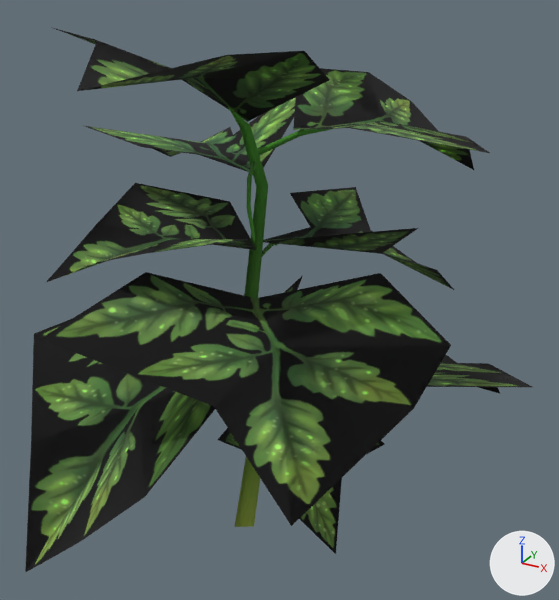
An edit to the glTF model models/plants/plant_tomato_S3.gltf, drawn before and after from the same camera.
The view is the same before and after, from a 50 mm camera at (0.7, -1.118, 1.093) aimed at (0.052, 0.059, 0.504). Every picture has the same lights, and +X, +Y and +Z are marked at lower right. Where no turn or scale is listed for an object, it has been applied to the vertices.

Names of what the first picture shows: 'plant_tomato_S3'.
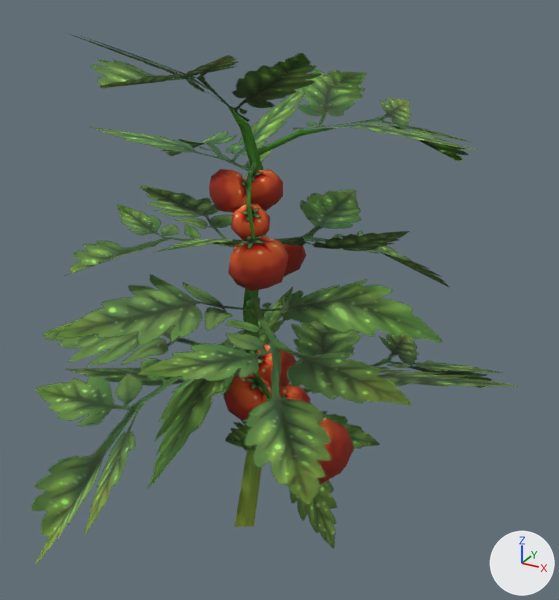
Where the change shows, as pixel boxes [x1, y1, x2, y2] in the pictures (559 x 600 px):
'plant_tomato_S3', recoloured
    both: [25, 28, 532, 573]
'plant_tomato_S3_crop', added (red)
    after: [209, 169, 354, 484]

Diff of the bpy script that builds the scene:
```diff
--- a/models/plants/plant_tomato_S3.gltf.py
+++ b/models/plants/plant_tomato_S3.gltf.py
@@ mat_plant_tomato @@
+mat_plant_tomato = principled_material('Plant Tomato')
+mat_plant_tomato.texture = img_tomato_base_diffusecolor_texture  # with its transparency
+mat_plant_tomato.roughness = 1.0
@@ me_scene_001 @@
 me_scene_001.from_pydata(...)  # 261 vertices, 276 faces; spans x -0.483..0.523, y -0.466..0.543, z 0.0..0.998
-me_scene_001.materials.append(mat_plant_tomato_004)  # picture img_tomato_base_diffusecolor_texture
+me_scene_001.materials.append(mat_plant_tomato)  # picture img_tomato_base_diffusecolor_texture
@@ me_scene_002 @@
+me_scene_002.from_pydata(...)  # 375 vertices, 625 faces; spans x -0.098..0.292, y -0.216..0.255, z 0.289..0.794
+me_scene_002.materials.append(mat_plant_tomato)  # picture img_tomato_base_diffusecolor_texture
@@ ob_plant_tomato_s3_crop @@
+ob_plant_tomato_s3_crop = bpy.data.objects.new('plant_tomato_S3_crop', me_scene_002)
+ob_plant_tomato_s3_crop.location = (0.0, 0.0, 0.0)
```
